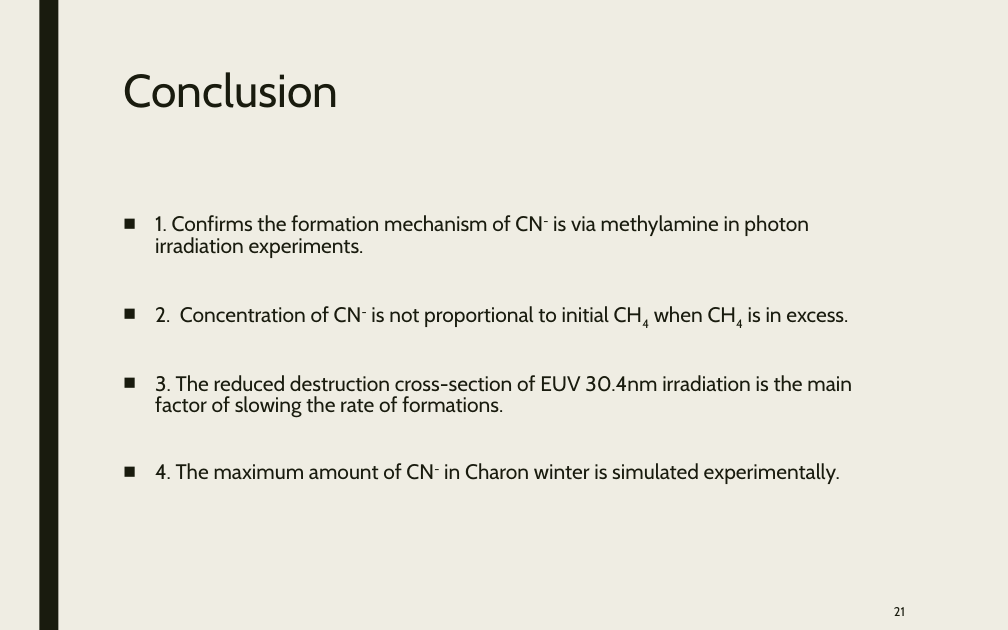
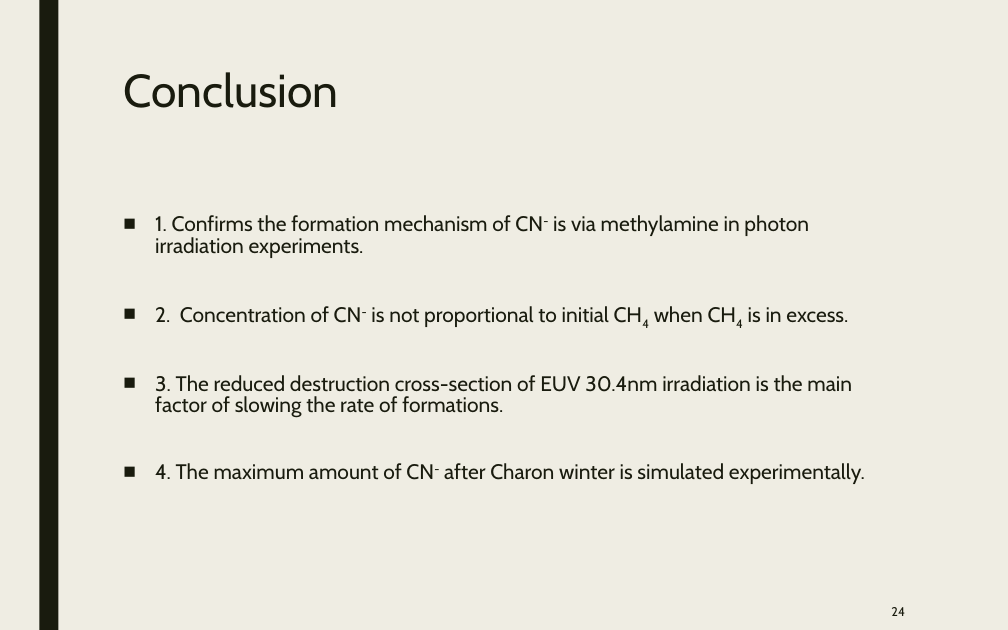
Before and after one commit to samuello1228/lily, a slide deck: slide 24 of doc/VUV and EUV irradiation of CH4 + NH3.pptx (slide 21 before the commit). Drawn at 1008x630 pixels with LibreOffice and Linux fonts; fonts in the diff are those of the drawing. Boxes give left, top, right and bottom in pixels: in the first picture for what was removed or moved away, otherwise in the second. Text is boxed around its words. In the diff, an @@ line names an element or a change of style, - is before the commit and + after.

Commit message:
update ppt

```diff
--- a/doc/VUV and EUV irradiation of CH4 + NH3.pptx
+++ b/doc/VUV and EUV irradiation of CH4 + NH3.pptx
@@ text at bbox=[155, 463, 865, 484]: text changed @@
-■ 4. The maximum amount of CN- in Charon winter is simulated experimentally.
+■ 4. The maximum amount of CN- after Charon winter is simulated experimentally.
@@ page number at bbox=[891, 607, 905, 616]: text changed @@
-21
+24
```
Also in this commit, not shown: 10 other slides changed, 3 slides added.
